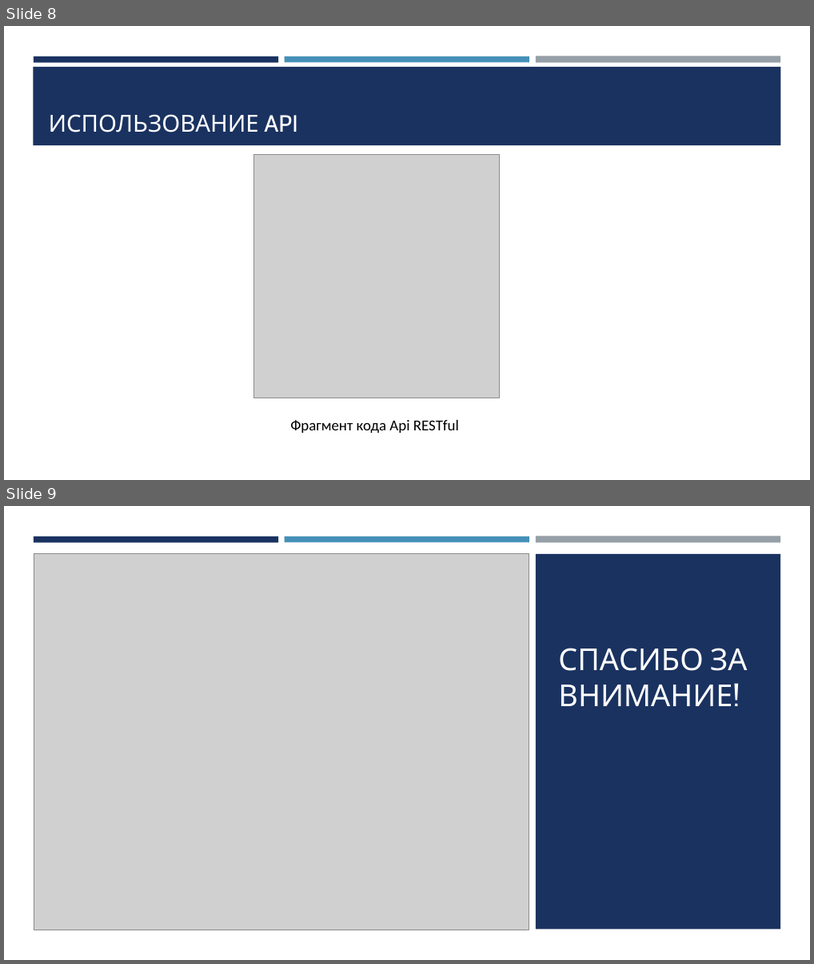
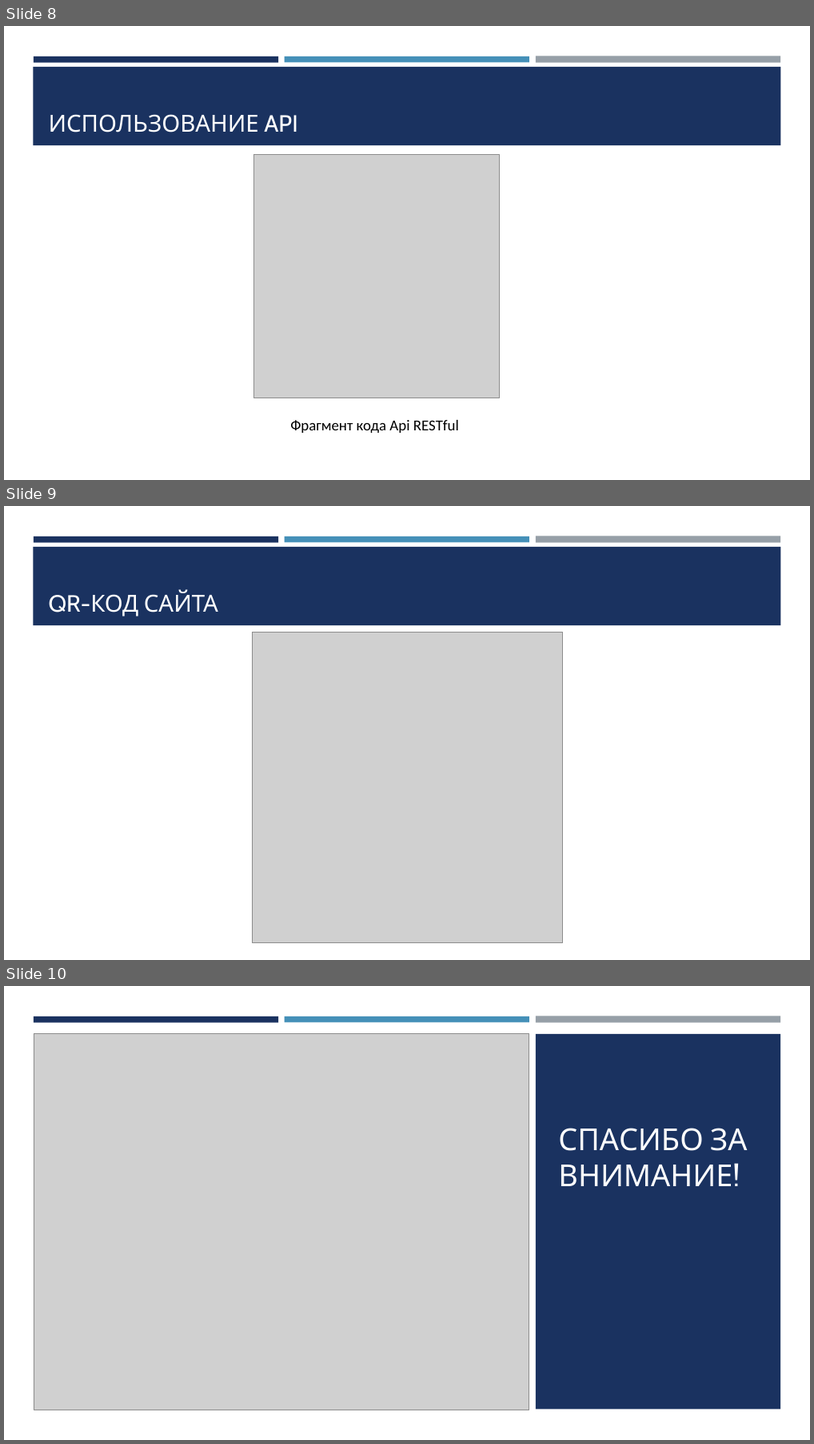
Before and after one commit to kobalt19/SportShopSite, a slide deck: materials/presentation.pptx. Shown one above the other, each under a label of ours: slides 8 and 9 before the commit, slides 8, 9 and 10 after it. The pictures are 814x964 and 814x1444 pixels, drawn with LibreOffice and Linux fonts; fonts in the diff are those of the drawing; grey boxes stand for pictures. Boxes give left, top, right and bottom in pixels: in the first picture for what was removed or moved away, otherwise in the second. Text is boxed around its words. In the diff, an @@ line names an element or a change of style, - is before the commit and + after.

```diff
--- a/materials/presentation.pptx
+++ b/materials/presentation.pptx
@@ slide 9 added at bbox=[4, 506, 810, 960], background #FFFFFF; not listed: 4 template elements that a slide beside it also shows @@
@@ title added at bbox=[49, 590, 218, 616], 28 pt, text #FFFFFF @@
+QR-КОД САЙТА
@@ picture added at bbox=[252, 632, 562, 943] @@
@@ what was slide 9 is now slide 10 @@
```
Also in this commit, not shown: 1 slide changed.
